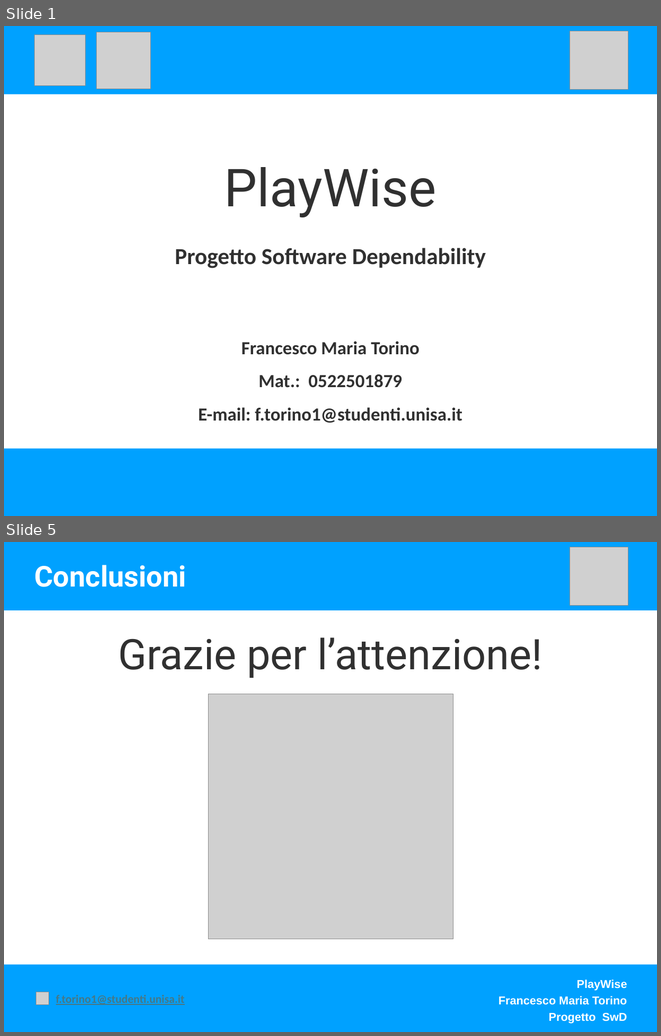
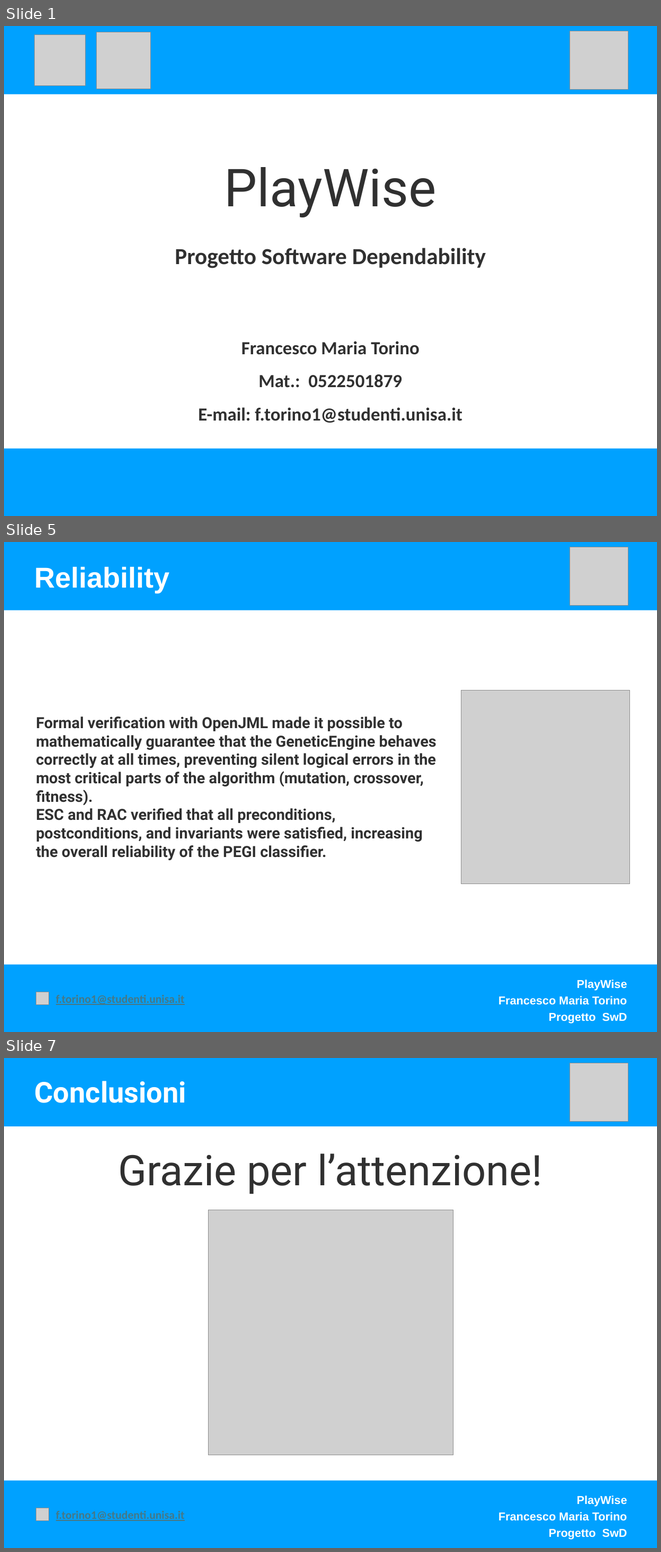
Before and after one commit to FrancescoTorino1999/PlayWiseDependability, a slide deck: Presentazione/Presentazione Playwise SwD.pptx. Shown one above the other, each under a label of ours: slides 1 and 5 before the commit, slides 1, 5 and 7 after it; the slides between them are not shown. The pictures are 661x1036 and 661x1552 pixels, drawn with LibreOffice and Linux fonts; fonts in the diff are those of the drawing; grey boxes stand for pictures. Boxes give left, top, right and bottom in pixels: in the first picture for what was removed or moved away, otherwise in the second. Text is boxed around its words. In the diff, an @@ line names an element or a change of style, - is before the commit and + after.

```diff
--- a/Presentazione/Presentazione Playwise SwD.pptx
+++ b/Presentazione/Presentazione Playwise SwD.pptx
@@ slide 5 added at (x1=4, y1=542, x2=657, y2=1032), background #FFFFFF @@
@@ rectangle added at (x1=4, y1=542, x2=657, y2=610), fill #00A1FF @@
@@ picture added at (x1=570, y1=547, x2=628, y2=605) @@
@@ text added at (x1=35, y1=566, x2=170, y2=593), 45 pt, text #FFFFFF, bold @@
+Reliability
@@ picture added at (x1=461, y1=690, x2=630, y2=884) @@
@@ text added at (x1=36, y1=716, x2=436, y2=860), 24 pt, text #303030, bold @@
+Formal verification with OpenJML made it possible to mathematically guarantee that the GeneticEngine behaves correctly at all times, preventing silent logical errors in the most critical parts of the algorithm (mutation, crossover, fitness).
+ESC and RAC verified that all preconditions, postconditions, and invariants were satisfied, increasing the overall reliability of the PEGI classifier.
@@ rectangle added at (x1=4, y1=964, x2=657, y2=1032), fill #00A1FF @@
@@ text added at (x1=498, y1=979, x2=627, y2=1023), 18 pt, text #FFFFFF, bold @@
+PlayWise
+Francesco Maria Torino
+Progetto SwD
@@ picture added at (x1=36, y1=991, x2=49, y2=1004) @@
@@ text added at (x1=56, y1=995, x2=185, y2=1005), 18 pt, text #467886, bold, underline @@
+f.torino1@studenti.unisa.it
@@ what was slide 5 is now slide 7 @@
```
Also in this commit, not shown: 3 slides changed, 1 other slide added, 4 other files.
